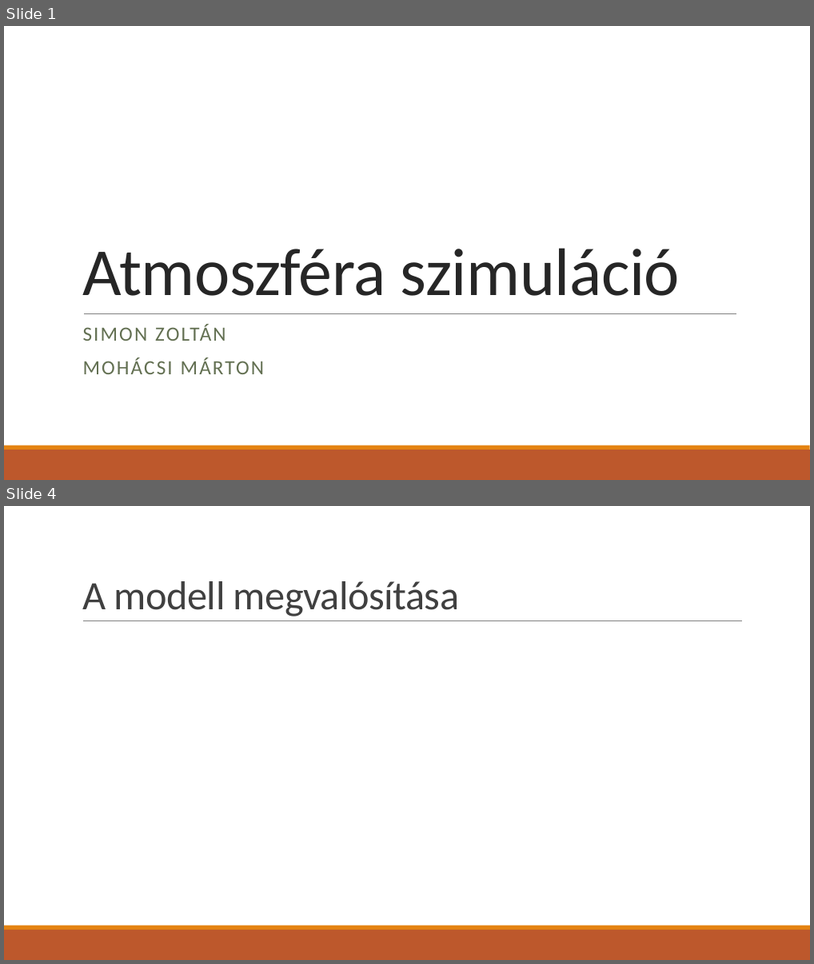
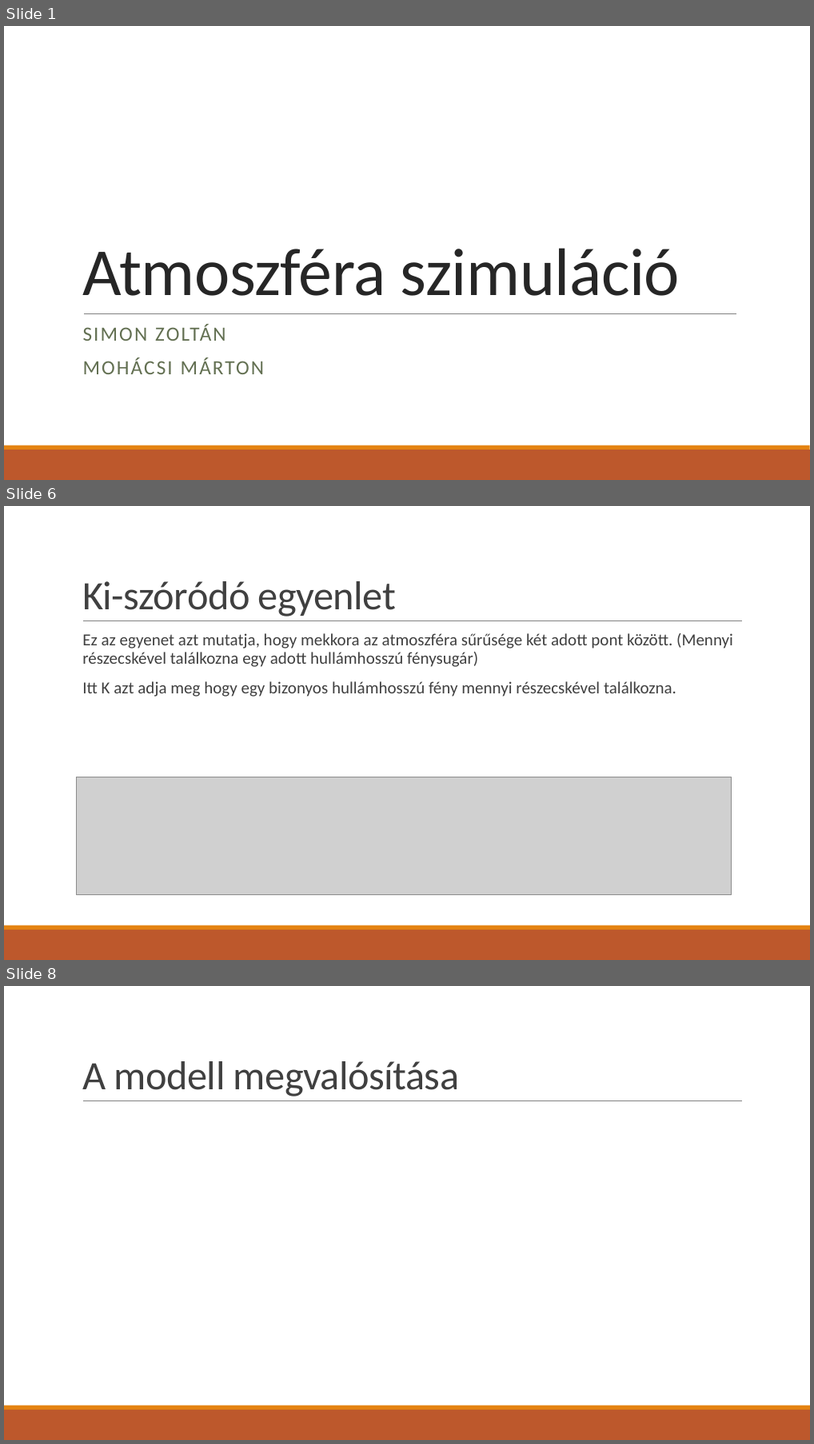
Before and after one commit to TheFlyingPiano99/AtmosphereSimulation, a slide deck: Docs/ppt/Atmoszféra szimuláció.pptx. Shown one above the other, each under a label of ours: slides 1 and 4 before the commit, slides 1, 6 and 8 after it; the slides between them are not shown. The pictures are 814x964 and 814x1444 pixels, drawn with LibreOffice and Linux fonts; fonts in the diff are those of the drawing; grey boxes stand for pictures. Boxes give left, top, right and bottom in pixels: in the first picture for what was removed or moved away, otherwise in the second. Text is boxed around its words. In the diff, an @@ line names an element or a change of style, - is before the commit and + after.

```diff
--- a/Docs/ppt/Atmoszféra szimuláció.pptx
+++ b/Docs/ppt/Atmoszféra szimuláció.pptx
@@ slide 6 added at (4,506,810,960), background #FFFFFF; not listed: 3 template elements that a slide beside it also shows @@
@@ title added at (82,581,396,616), 48 pt, text #404040 @@
+Ki-szóródó egyenlet
@@ text added at (82,633,734,696), 20 pt, text #404040 @@
+  Ez az egyenet azt mutatja, hogy mekkora az atmoszféra sűrűsége két adott pont között. (Mennyi részecskével találkozna egy adott hullámhosszú fénysugár)
+  Itt K azt adja meg hogy egy bizonyos hullámhosszú fény mennyi részecskével találkozna.
@@ picture added at (77,776,731,894) @@
@@ what was slide 4 is now slide 8 @@
```
Also in this commit, not shown: 1 slide changed, 4 other slides added, 1 slide removed.
